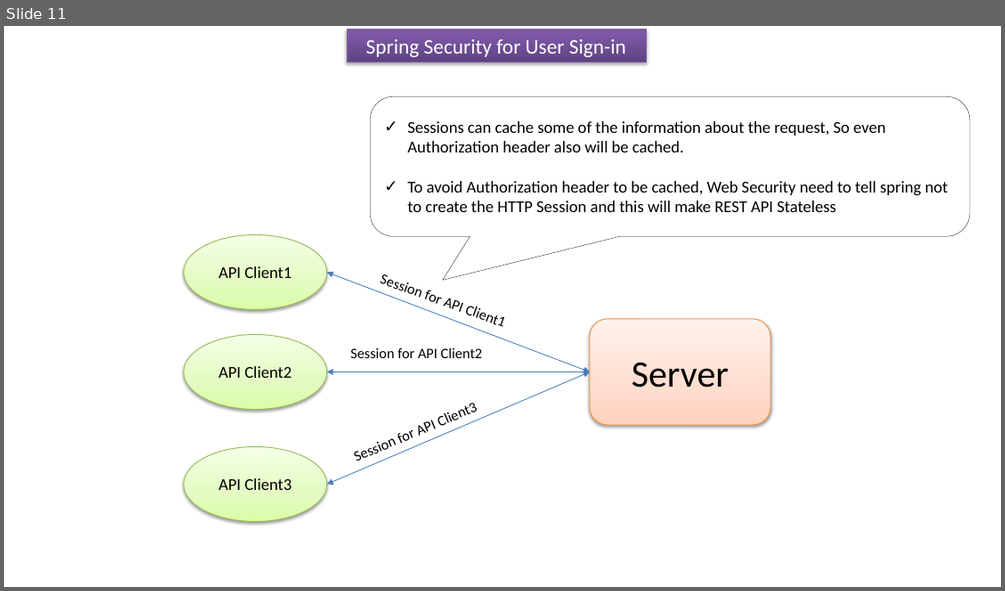
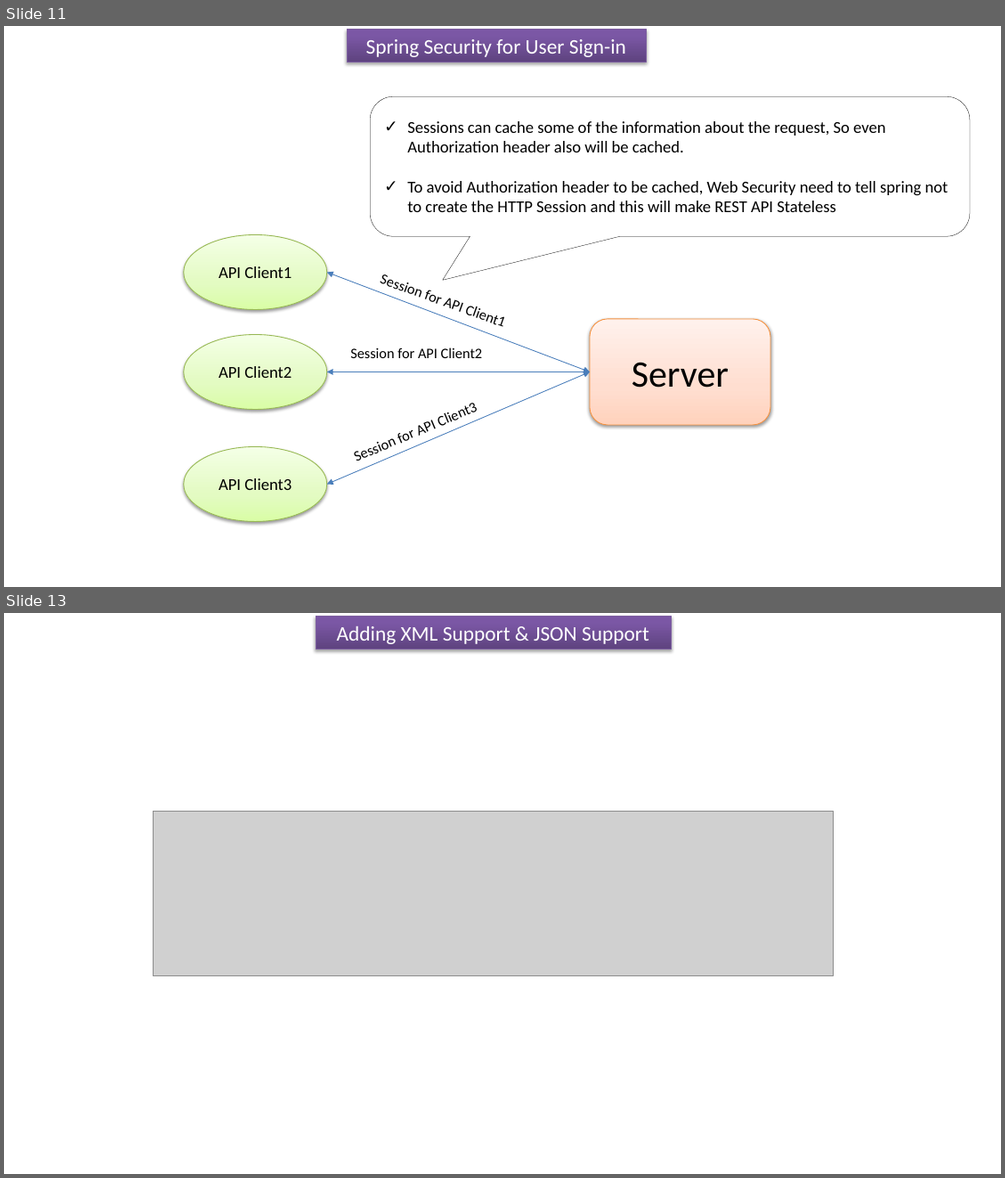
Before and after one commit to ramram43210/Java_2021, a slide deck: Java_2021/SpringBoot_Signup_Signin/User_Signin_Signup_Security.pptx. Shown one above the other, each under a label of ours: slide 11 before the commit, slides 11 and 13 after it; the slides between them are not shown. The pictures are 1005x591 and 1005x1178 pixels, drawn with LibreOffice and Linux fonts; fonts in the diff are those of the drawing; grey boxes stand for pictures. Boxes give left, top, right and bottom in pixels: in the first picture for what was removed or moved away, otherwise in the second. Text is boxed around its words. In the diff, an @@ line names an element or a change of style, - is before the commit and + after.

```diff
--- a/Java_2021/SpringBoot_Signup_Signin/User_Signin_Signup_Security.pptx
+++ b/Java_2021/SpringBoot_Signup_Signin/User_Signin_Signup_Security.pptx
@@ slide 13 added at (4,613,1001,1174), background #FFFFFF @@
@@ rectangle added at (316,616,671,649), fill gradient #5F4480 to #7B58A6 to #7C57A8, outline #7D60A0 0.75 pt, 20 pt, text #FFFFFF @@
+Adding XML Support & JSON Support
@@ picture added at (153,811,834,976) @@
```
Also in this commit, not shown: 4 other slides added.
